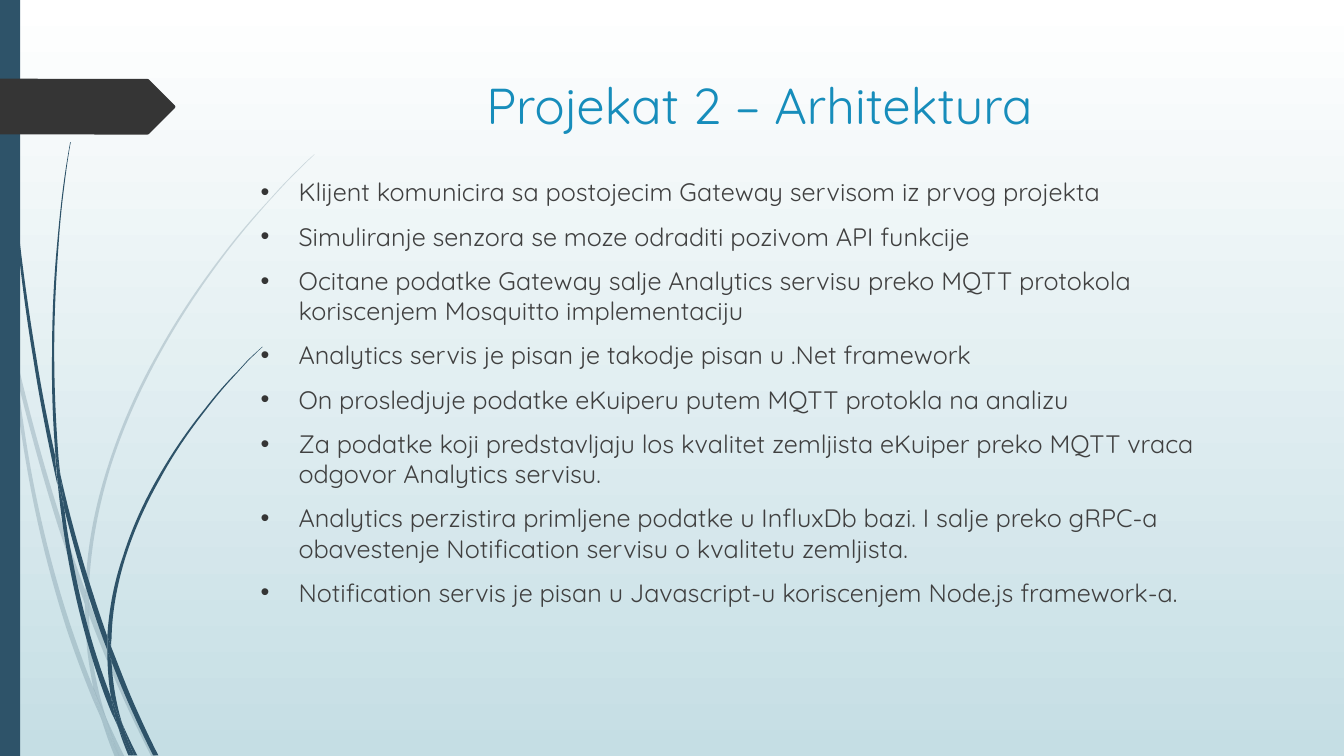
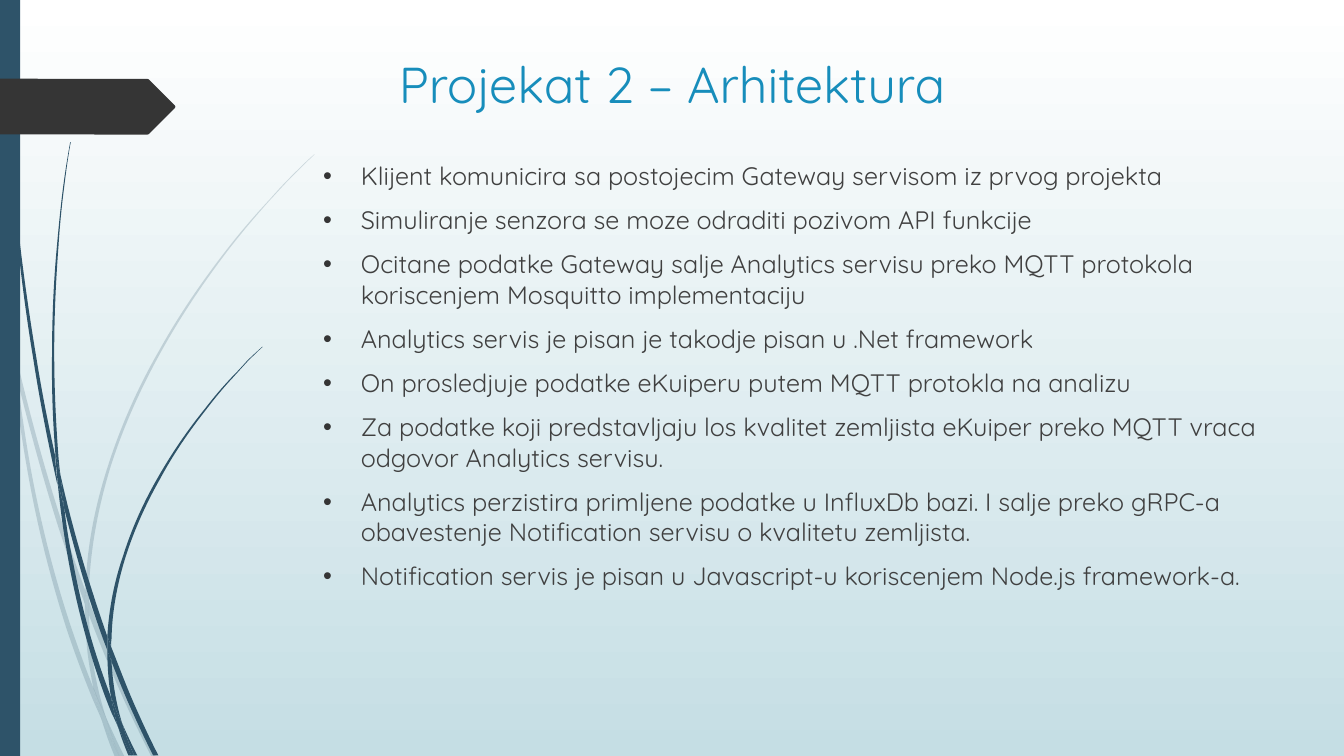
Before and after one commit to TeaMitic/SOA, a slide deck: slide 10 of Prezentacija projekata/Servisno-orijentisane arhitekture – Projekti.pptx. Drawn at 1344x756 pixels with LibreOffice and Linux fonts; fonts in the diff are those of the drawing. Boxes give left, top, right and bottom in pixels: in the first picture for what was removed or moved away, otherwise in the second. Text is boxed around its words. In the diff, an @@ line names an element or a change of style, - is before the commit and + after.

```diff
--- a/Prezentacija projekata/Servisno-orijentisane arhitekture – Projekti.pptx
+++ b/Prezentacija projekata/Servisno-orijentisane arhitekture – Projekti.pptx
@@ title "Projekat 2 – Arhitektura" moved from (x1=486, y1=86, x2=1032, y2=134) to (x1=399, y1=65, x2=945, y2=113) @@
@@ text "Klijent komunicira sa postojecim Gateway ..." moved from (x1=299, y1=182, x2=1193, y2=607) to (x1=361, y1=166, x2=1256, y2=590) @@
```
Also in this commit, not shown: 9 other slides changed.
